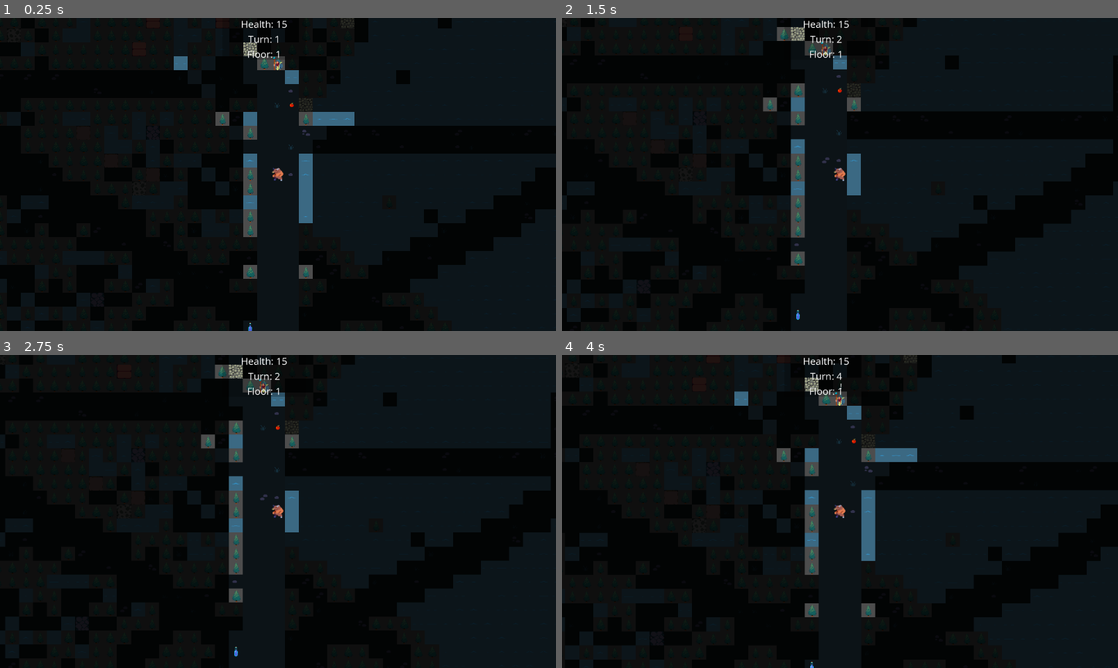
Above: before the commit, frames 1-4 (two rows, left to right).
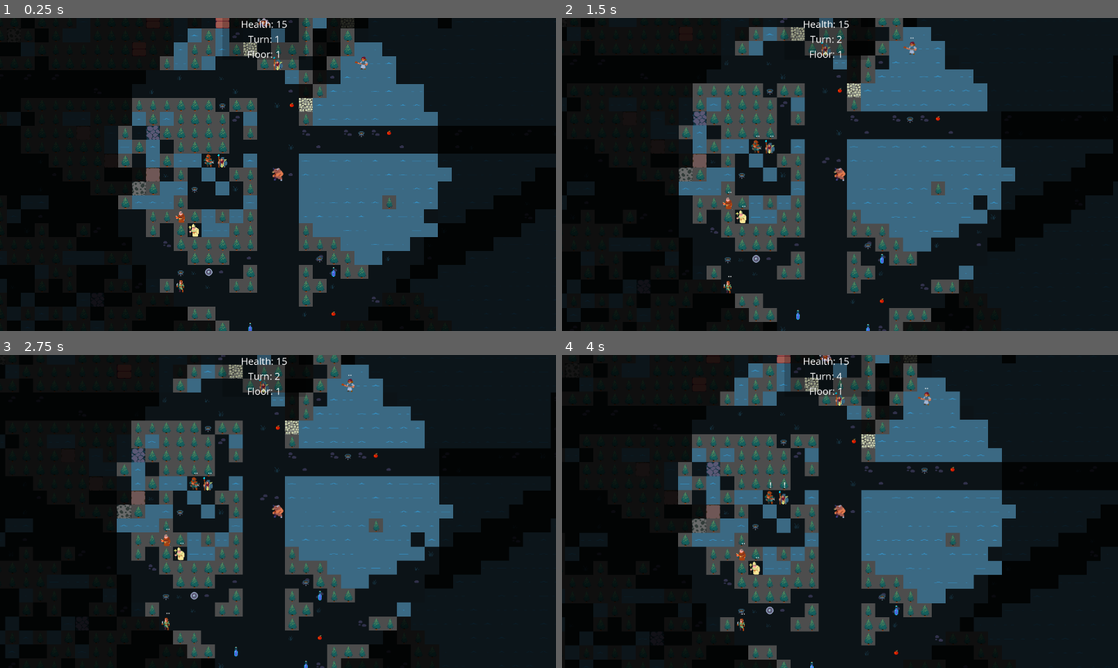
Above: after the commit, the same moments.

Repository: langel/ipsylial
Game: Godot game, scene res://scenes/game.tscn
Same seed, same stepped clock (60 frames per second), same inputs: the game is played once before the commit and once after it. This scene is started directly instead of the project's main scene.
Inputs (mouse positions are in pixels of both pictures, inside the frame that each line leads up to):
- Up to frame 1 (0.25 s): no input
- Up to frame 2 (1.5 s): tap Enter at 0.5 s; move the mouse to (962, 158) at 0.52 s; hold D (move_right) 0.53-1.28 s; tap Space (space) at 0.6, 1.25 s; move the mouse to (728, 190) at 1.27 s; hold S (move_down) from 1.28 s (still down); tap Mouse wheel up (zoom_in) at 1.35 s
- Up to frame 3 (2.75 s): tap Enter at 2 s; move the mouse to (333, 442) at 2.02 s; release S (move_down) at 2.03 s; hold D (move_right) from 2.03 s (still down); tap Mouse wheel down (zoom_out) at 2.1 s
- Up to frame 4 (4 s): tap Space (space) at 2.75, 2.85 s; move the mouse to (812, 574) at 2.77 s; release D (move_right) at 2.78 s; hold W (move_up) 2.78-3.53 s; tap Enter at 3.5 s; move the mouse to (1006, 558) at 3.52 s; hold A (move_left) from 3.53 s (still down); tap Mouse wheel up (zoom_in) at 3.6 s

The runs differ from the first frame. In frame 1, 23% of the frame differs, in the area x 21-82%, y 0-100%; in frame 2, 24%; in frame 3, 24%; in frame 4, 24%, in the area x 20-82%, y 0-100%.

Commit message:
added los over water

Diff:
--- a/scenes/game.gd
+++ b/scenes/game.gd
@@ -11,6 +11,11 @@
 
 
 func _ready() -> void:
+	set_physics_process(false)
+	ground_tile_map.set_physics_process(false)
+	ground_tile_map.set_physics_process_internal(false)
+	entity_layer.set_physics_process(false)
+	fog_layer.set_physics_process(false)
 	GameState.start_game()
 	GameState.map.load_level_grid_tiles(0, ground_tile_map)
 	print("Clearing tilemap on load...")
@@ -483,13 +488,14 @@
 		var tile_pos = Vector2(round(current_pos.x), round(current_pos.y))
 
 		# If we hit a wall, return True (path is blocked)
-		if is_tile_blocking(tile_pos):
+		if is_tile_blocking(tile_pos) and get_tile_obf(tile_pos) >= .5:
 			return true
 
 	return false  # Path is clear
 
 
-
+func get_tile_obf(pos: Vector2) -> float:
+	return GameState.map.tiles[pos.x][pos.y].obfuscate
 
 func is_tile_blocking(pos: Vector2) -> bool:
 	""" Check if a given tile is a wall """
--- a/scripts/tile.gd
+++ b/scripts/tile.gd
@@ -62,6 +62,7 @@
 			var roll = GameState.rng_next_int() % 6
 			coords = [0, roll]
 		types.water:
+			self.obfuscate = 0
 			coords = [GameState.rng_next_int()%11, 26]
 	self.texture_coords = Vector2i(coords[0],coords[1])
 
